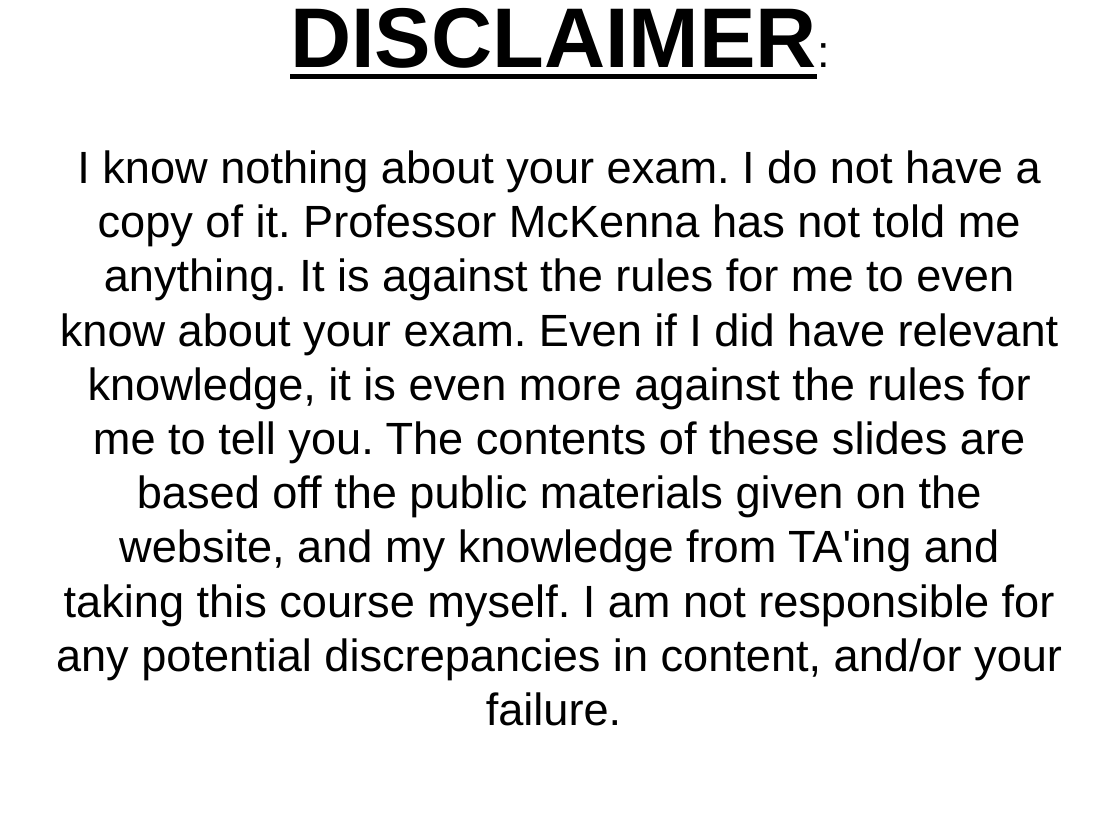
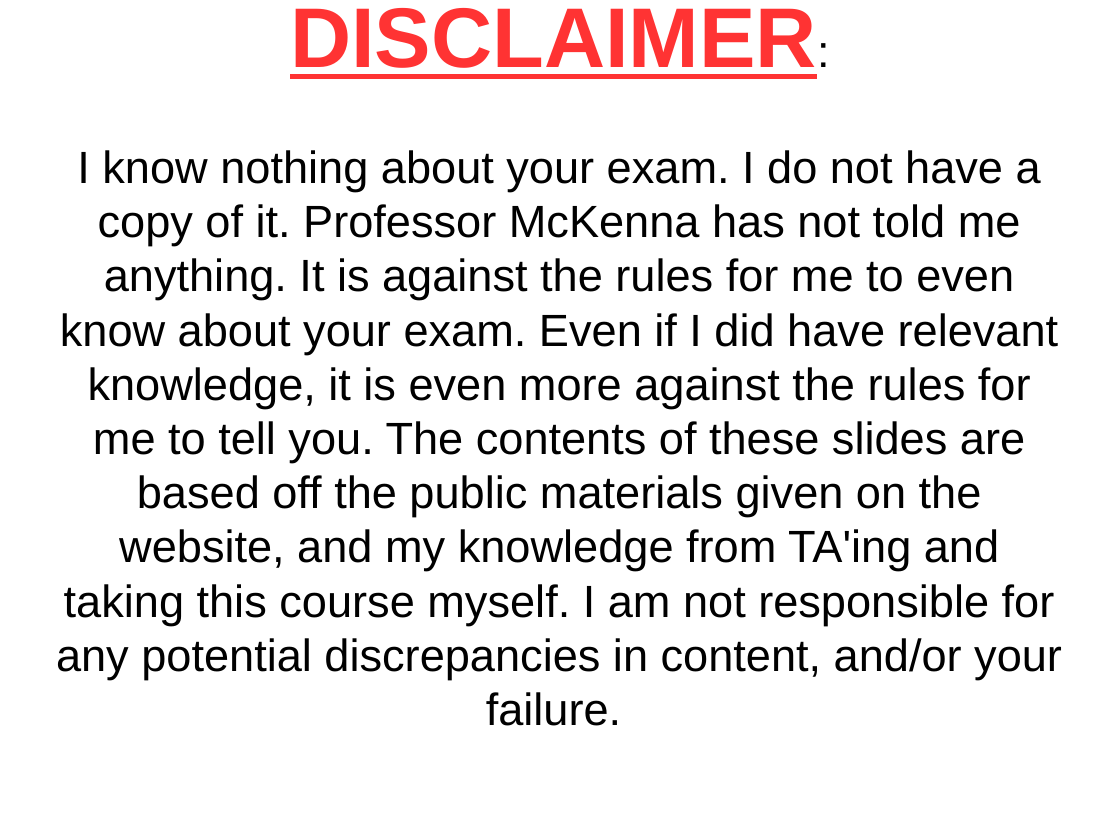
Before and after one commit to yv444/cse219-review, a slide deck: slide 2 of midterm_review.odp. Drawn at 1120x840 pixels with LibreOffice and Linux fonts; fonts in the diff are those of the drawing. Boxes give left, top, right and bottom in pixels: in the first picture for what was removed or moved away, otherwise in the second. Text is boxed around its words. In the diff, an @@ line names an element or a change of style, - is before the commit and + after.

```diff
--- a/midterm_review.odp
+++ b/midterm_review.odp
@@ subtitle at (x1=290, y1=8, x2=816, y2=79): text colour #000000 to #FF3333 in "DISCLAIMER:" @@
```
Also in this commit, not shown: 8 other slides changed, 3 slides added, 3 slides removed, 1 other file.
